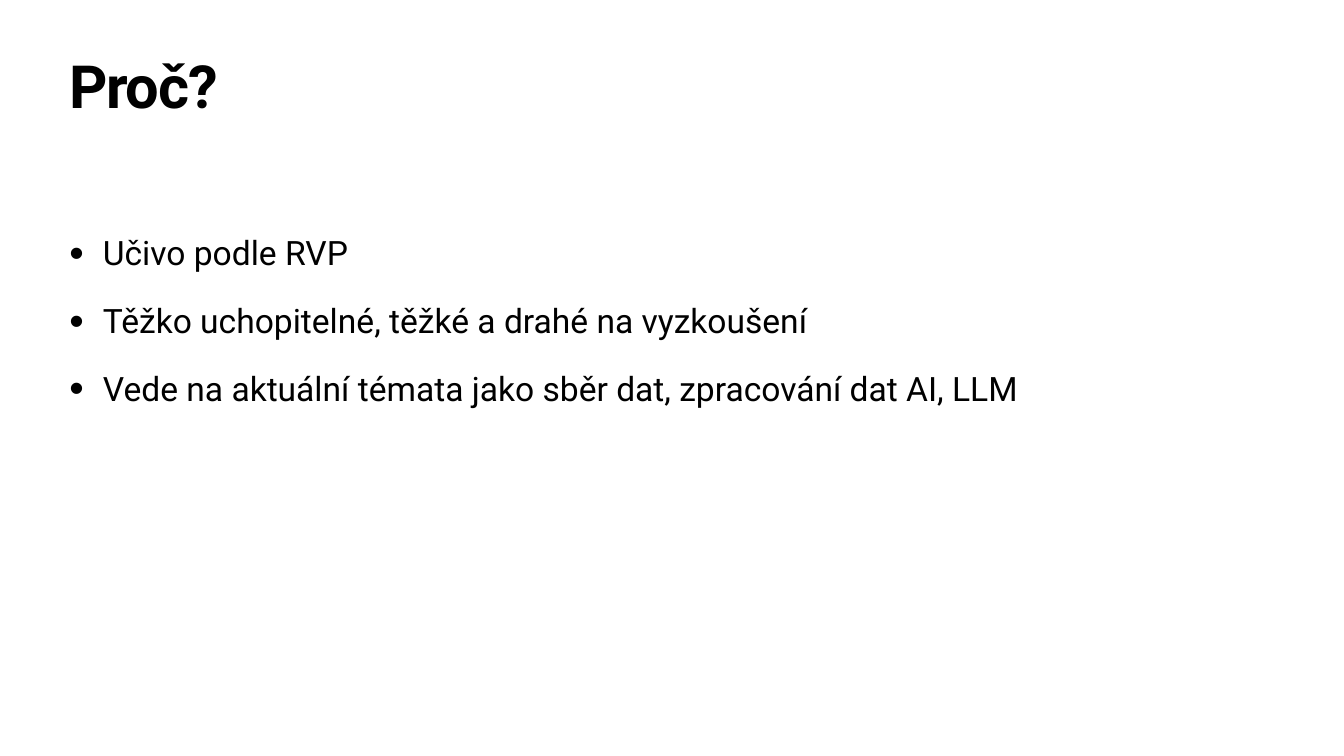
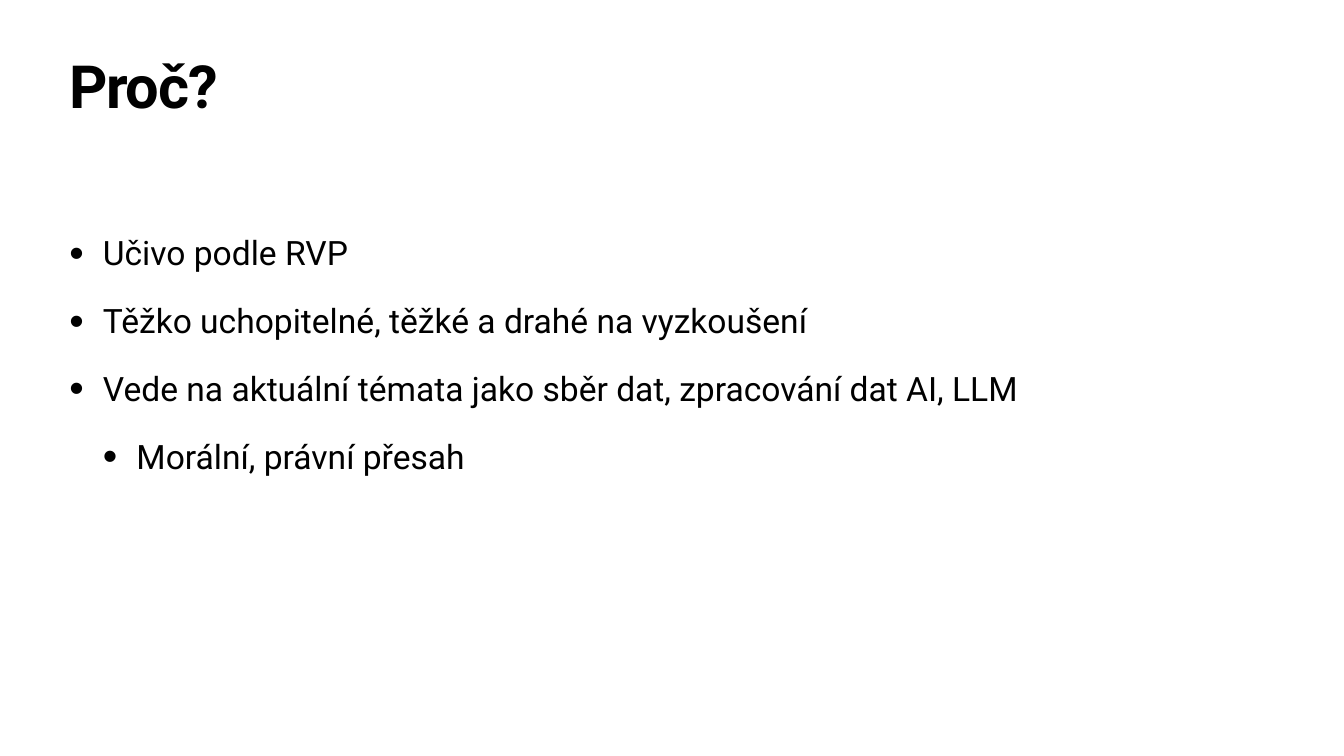
Before and after one commit to hamacekh/Lipnice, a slide deck: slide 2 of 2024/big-data/BigData.pptx. Drawn at 1344x756 pixels with LibreOffice and Linux fonts; fonts in the diff are those of the drawing. Boxes give left, top, right and bottom in pixels: in the first picture for what was removed or moved away, otherwise in the second. Text is boxed around its words. In the diff, an @@ line names an element or a change of style, - is before the commit and + after.

```diff
--- a/2024/big-data/BigData.pptx
+++ b/2024/big-data/BigData.pptx
@@ text at <box>136,443,465,476</box>: paragraph added @@
+  • Morální, právní přesah
```
Also in this commit, not shown: 5 other slides changed, 9 slides added, 1 slide removed, 2 other files.
